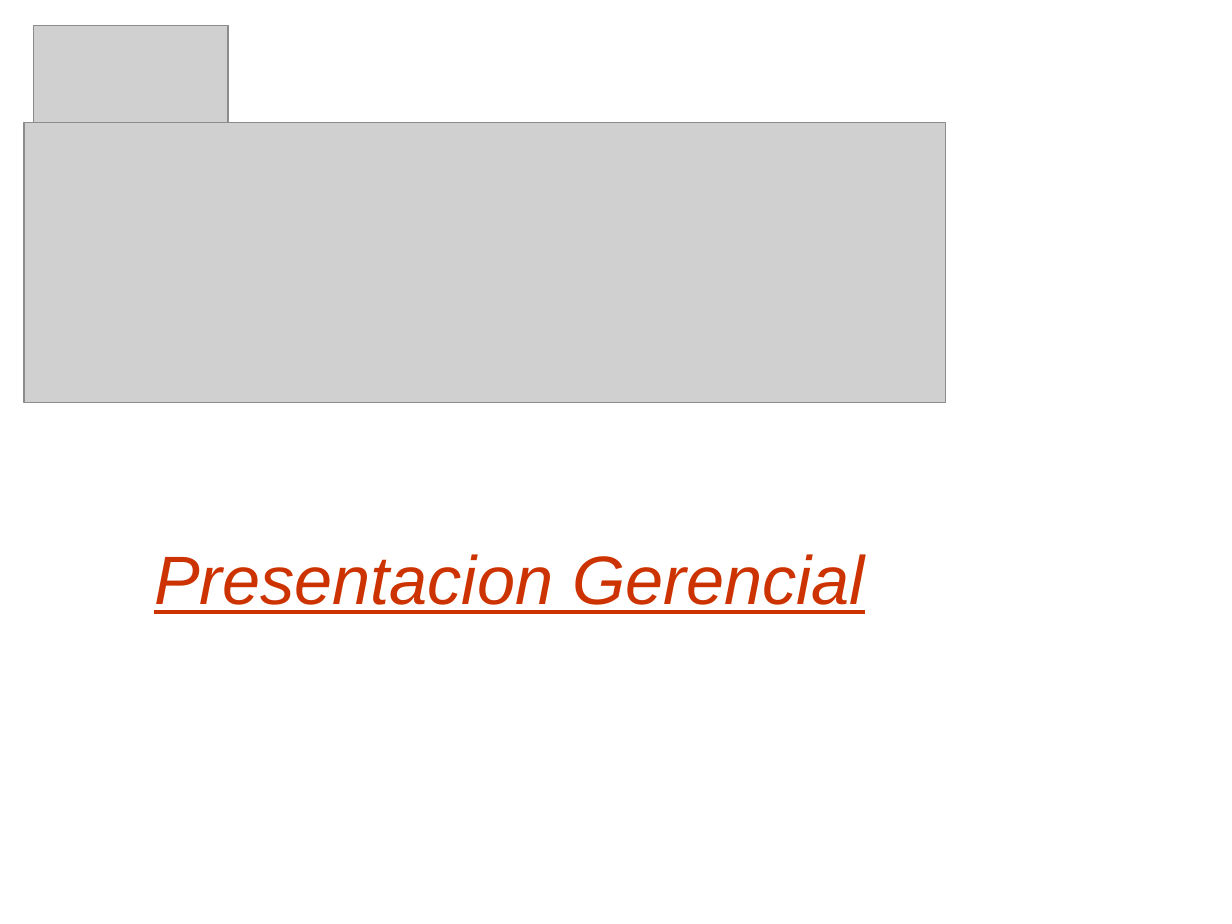
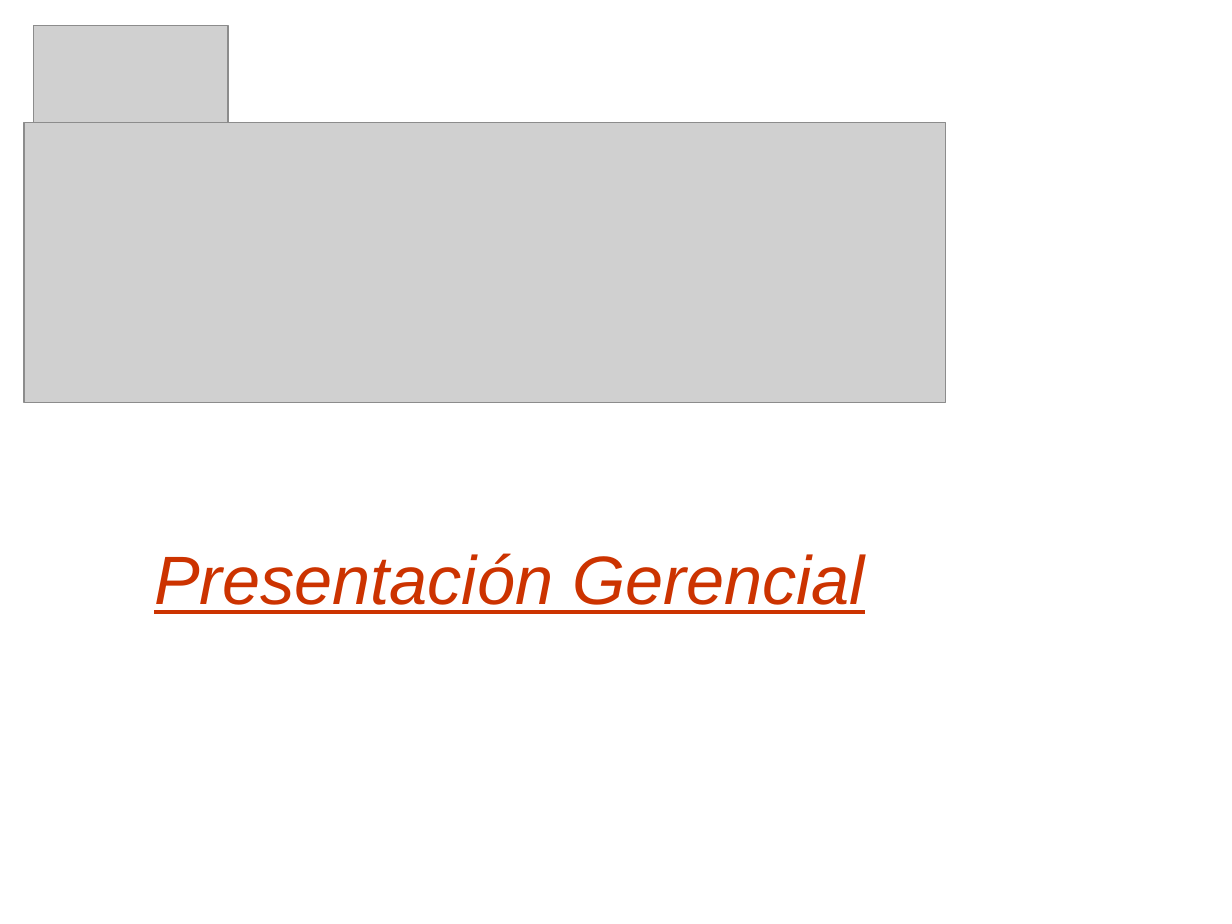
Before and after one commit to skiel85/taller-desarrollo-proyectos-i, a slide deck: slide 1 of Presentaciones/Demo Gerencial.ppt. Drawn at 1232x924 pixels with LibreOffice and Linux fonts; fonts in the diff are those of the drawing; grey boxes stand for pictures; background and template pictures are left out. Boxes give left, top, right and bottom in pixels: in the first picture for what was removed or moved away, otherwise in the second. Text is boxed around its words. In the diff, an @@ line names an element or a change of style, - is before the commit and + after.

```diff
--- a/Presentaciones/Demo Gerencial.ppt
+++ b/Presentaciones/Demo Gerencial.ppt
@@ subtitle at [154, 553, 865, 614]: text changed @@
-Presentacion Gerencial
+Presentación Gerencial
```
Also in this commit, not shown: 9 other slides changed, 6 slides added, 1 slide removed.
